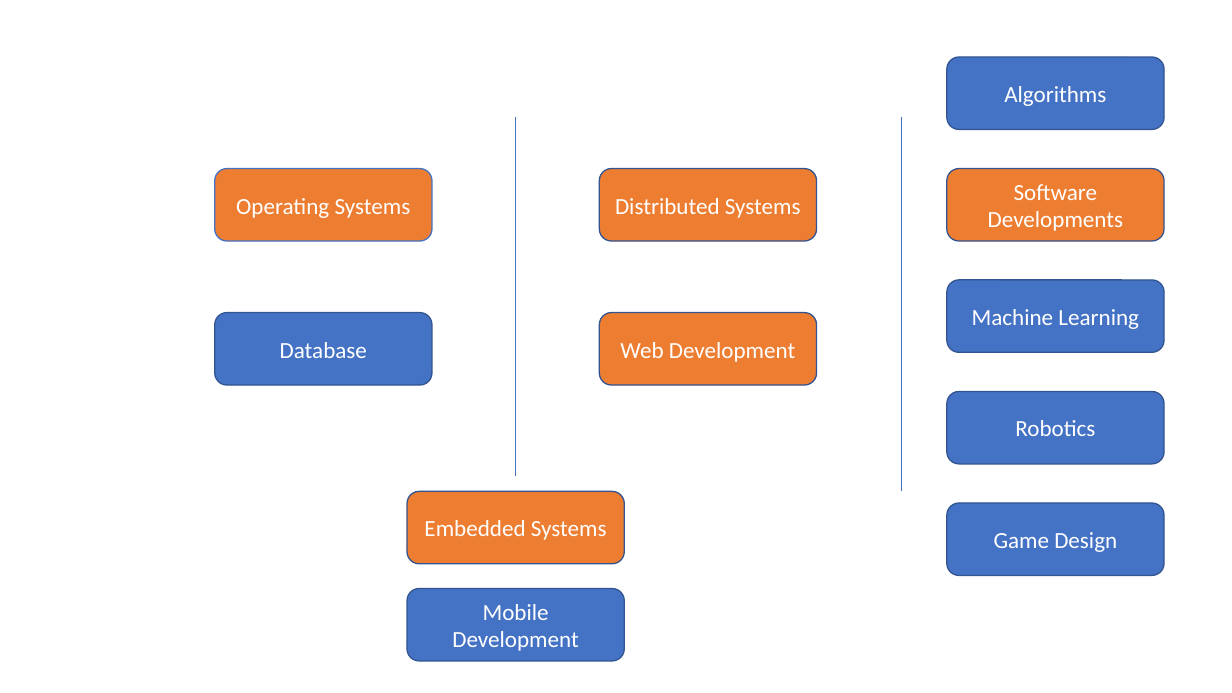
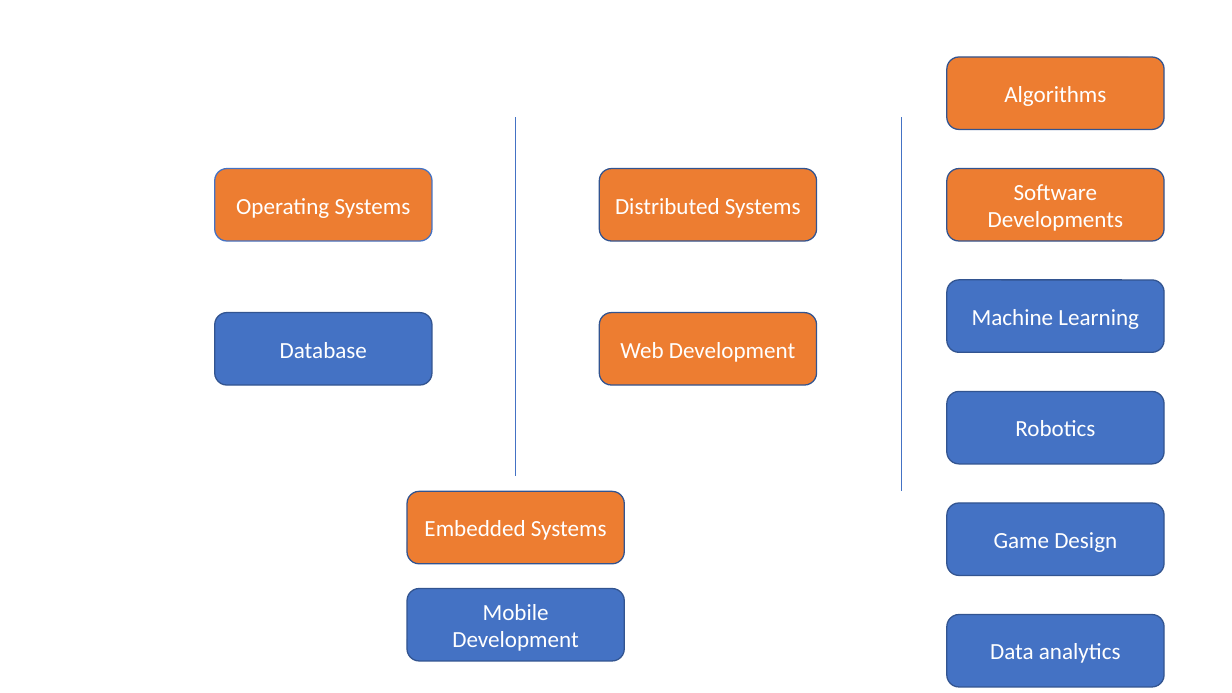
Before and after one commit to Nan0416/Nan0416.github.io, a slide deck: slide 1 of assets/figure.pptx. Drawn at 1232x693 pixels with LibreOffice and Linux fonts; fonts in the diff are those of the drawing. Boxes give left, top, right and bottom in pixels: in the first picture for what was removed or moved away, otherwise in the second. Text is boxed around its words. In the diff, an @@ line names an element or a change of style, - is before the commit and + after.

```diff
--- a/assets/figure.pptx
+++ b/assets/figure.pptx
@@ rounded rectangle "Algorithms" at box(947, 57, 1165, 129): fill #4472C4 to #ED7D31 @@
@@ rounded rectangle added at box(947, 615, 1165, 687), fill #4472C4, outline #325491 1 pt, 18 pt, text #FFFFFF @@
+Data analytics
```
Also in this commit, not shown: 2 other files.
